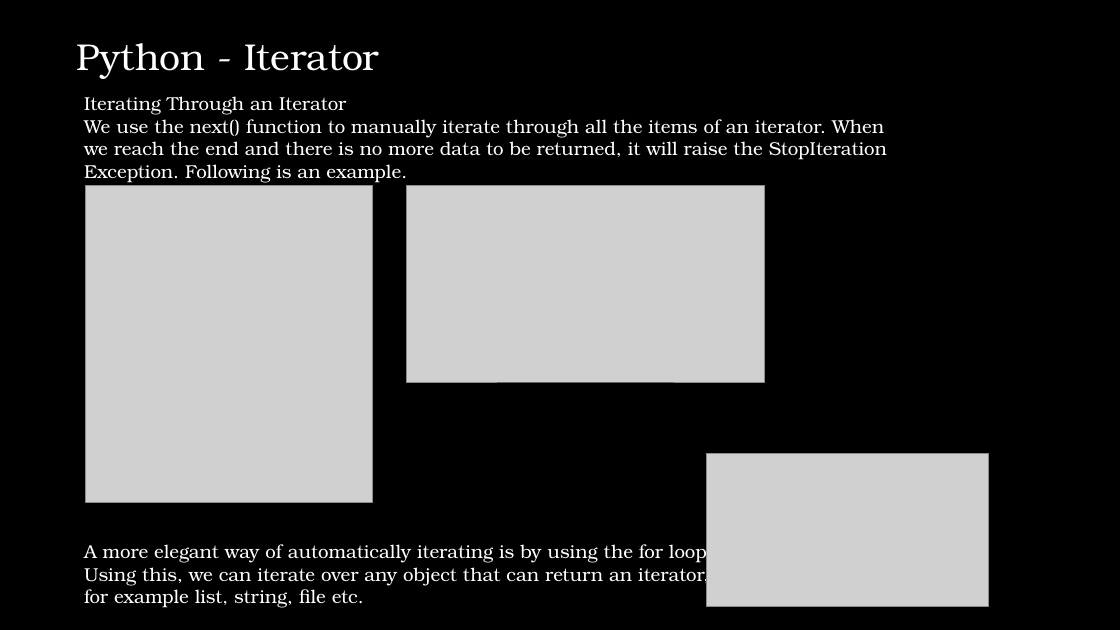
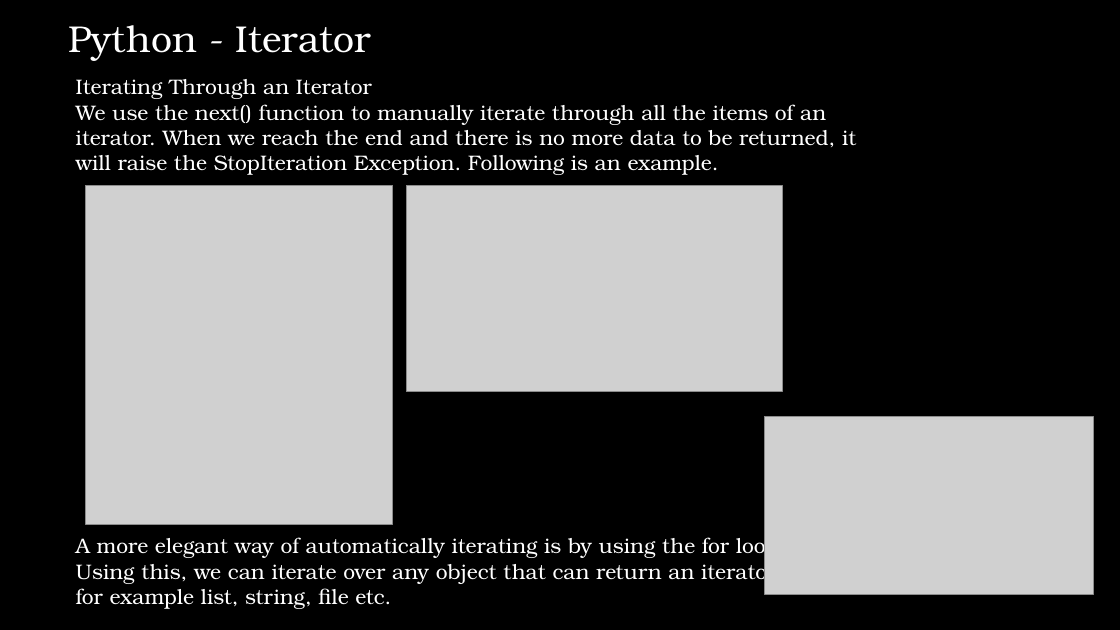
Before and after one commit to IlanSimchon/OOP_2023_Ariel, a slide deck: slide 26 of TA 6/advanced python.pptx. Drawn at 1120x630 pixels with LibreOffice and Linux fonts; fonts in the diff are those of the drawing; grey boxes stand for pictures; background and template pictures are left out. Boxes give left, top, right and bottom in pixels: in the first picture for what was removed or moved away, otherwise in the second. Text is boxed around its words. In the diff, an @@ line names an element or a change of style, - is before the commit and + after.

```diff
--- a/TA 6/advanced python.pptx
+++ b/TA 6/advanced python.pptx
@@ text "Python - Iterator" moved from (x1=77, y1=43, x2=379, y2=79) to (x1=69, y1=25, x2=371, y2=61) @@
@@ text "Iterating Through an Iterator" moved from (x1=84, y1=96, x2=887, y2=608) to (x1=76, y1=79, x2=856, y2=609) @@
@@ text "Iterating Through an Iterator" at (x1=76, y1=79, x2=856, y2=609): size 16 to 18 pt @@
@@ picture resized from (x1=86, y1=186, x2=373, y2=503) to (x1=86, y1=186, x2=392, y2=525) @@
@@ picture resized from (x1=407, y1=186, x2=765, y2=382) to (x1=407, y1=186, x2=782, y2=392) @@
@@ picture resized from (x1=707, y1=453, x2=989, y2=606) to (x1=765, y1=417, x2=1094, y2=595) @@
```
Also in this commit, not shown: 25 other slides changed, 3 slides added, 4 slides removed.
